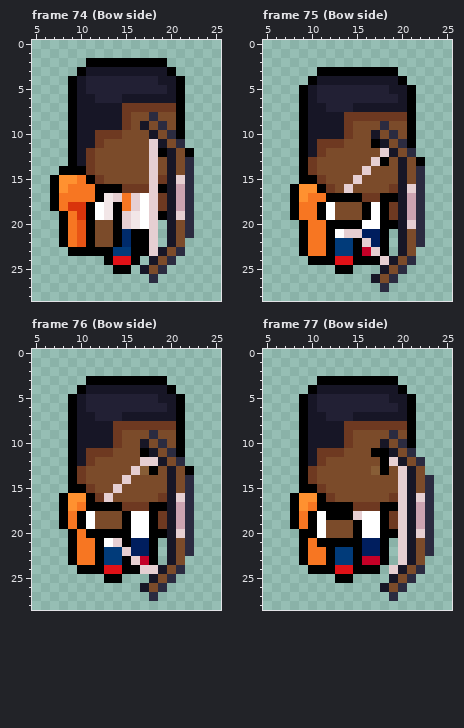
Pixel-art file: aseprite/Hero.aseprite. That is the earlier state.
31x32 pixels, 85 frames. Shown: frame 74 (Bow side): x 5..25, y 0..28; frame 75 (Bow side): x 5..25, y 0..28; frame 76 (Bow side): x 5..25, y 0..28; frame 77 (Bow side): x 5..25, y 0..28. The commit also changed other frames, which this record leaves out.
Now the later version:
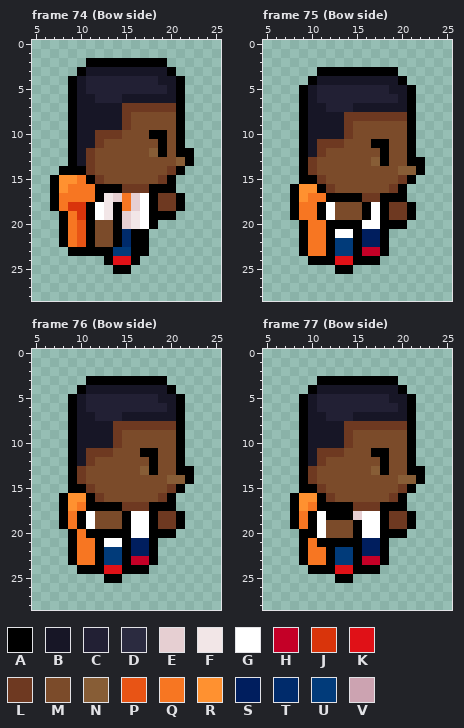
Palette (. is transparent): A #000000  B #171626  C #222034  D #2b2b40  E #e6cfd2  F #f2e6e7  G #ffffff  H #c40027  J #d9340b  K #e01117  L #6e3921  M #7b4b2a  N #875d36  P #e85415  Q #f77622  R #ff9130  S #001e5e  T #002b6b  U #013b7a  V #cca3b1
The author wrote: Salvando imagem do hero.png com animação do arco
The edit:
layer "Layer 1" removed
--- frame 74 (Bow side)
@@ x 15..24 @@
  7 LLLLLLA...
- 8 LMMDMMA...
- 9 LMBMDMA...
-10 MMMBMDA...
-11 MMMEBMD...
-12 MMMEABMA..
-13 MMMEMBMD..
-14 MMMEMBMD..
-15 MMMELBED..
-16 LLLEABVD..
-17 QEGELBVD..
-18 QEGELBVD..
-19 EFGEABED..
-20 EFGE.BMD..
-21 TAAE.BMD..
-22 TAAE.BM...
-23 UAAEBMD...
-24 KA.BMD....
-25 A.BMD.....
-26 ...D......
+ 8 LMMMMMA...
+ 9 LMMMMMA...
+10 MMMAAMA...
+11 MMMMAMA...
+12 MMMNAMAA..
+13 MMMMMMNA..
+14 MMMMMLA...
+15 MMMMLA....
+16 LLLAAA....
+17 QEGALLA...
+18 QEGALLA...
+19 EFGAAA....
+20 EFGA......
+21 TAA.......
+22 TAA.......
+23 UAA.......
+24 KA........
+25 A.........
+26 ..........
 27 ..........
--- frame 75 (Bow side)
@@ x 12..24 @@
  8 BBLLLLLLLA...
- 9 BBLMMMDMMA...
-10 BBLMMBMDMA...
-11 LLMMMABMDA...
-12 MMMMMMEBMD...
-13 MMMMMEAMBMA..
-14 MMMMEMMMBMD..
-15 MMMEMMMMBMD..
-16 LMEMMMMLBED..
-17 AAAALLAABVD..
-18 GMMMAGALBVD..
-19 GMMMAGALBVD..
-20 AAAAGGAABED..
-21 AGEESSA.BMD..
-22 AUUAESA.BMD..
-23 AUUAHEA.BM...
-24 AKKAAAEBMD...
-25 .AA...BMD....
-26 .....BMD.....
-27 ......D......
+ 9 BBLMMMMMMA...
+10 BBLMMMMMMA...
+11 LLMMMAAMMA...
+12 MMMMMMAMMA...
+13 MMMMMNAMMAA..
+14 MMMMMMMMNNA..
+15 MMMMMMMMLA...
+16 LMMMMMMLA....
+17 AAAALLAAA....
+18 GMMMAGALLA...
+19 GMMMAGALLA...
+20 AAAAGGAAA....
+21 AGGASSA......
+22 AUUASSA......
+23 AUUAHHA......
+24 AKKAAA.......
+25 .AA..........
+26 .............
+27 .............
 28 .............
--- frame 76 (Bow side)
@@ x 11..24 @@
  8 BBBLLLLLLLA...
- 9 BBBLMMMDMMA...
-10 BBBLMMBMDMA...
-11 LLLMMMABMDA...
-12 LMMMMMEEBMD...
-13 MMMMMENAMBMA..
-14 MMMMEMMMMBMD..
-15 LMMEMMMMMBMD..
-16 ALEMMMMMLBED..
-17 AAAALLLAABVD..
-18 GMMMAGGALBVD..
-19 GMMMAGGALBVD..
-20 AAAAAGGAABED..
-21 QAGEASSA.BMD..
-22 QAUUESSA.BMD..
-23 QAUUAEHA.BM...
-24 AAKKAAEEBMD...
-25 ..AA...BMD....
-26 ......BMD.....
-27 .......D......
+ 9 BBBLMMMMMMA...
+10 BBBLMMMMMMA...
+11 LLLMMMAAMMA...
+12 LMMMMMMAMMA...
+13 MMMMMMNAMMAA..
+14 MMMMMMMMMNNA..
+15 LMMMMMMMMLA...
+16 ALMMMMMMLA....
+17 AAAALLLAAA....
+18 GMMMAGGALLA...
+19 GMMMAGGALLA...
+20 AAAAAGGAAA....
+21 QAGGASSA......
+22 QAUUASSA......
+23 QAUUAHHA......
+24 AAKKAAA.......
+25 ..AA..........
+26 ..............
+27 ..............
 28 ..............
--- frame 77 (Bow side)
@@ x 16..25 @@
  8 LLLLLA....
- 9 MMMDMA....
-10 MMBMDA....
-11 MAABMD....
-12 MMAEBMD...
-13 MNAMEBM...
-14 MMMMEBMD..
-15 MMMMEBMD..
-16 MMMLEBED..
-17 LLAAEBVD..
-18 GGALEBVD..
-19 GGALEBVD..
-20 GGAAEBED..
-21 SSA.EBMD..
-22 SSA.EBMD..
-23 HHA.EBM...
-24 AA.EBMD...
-25 ...BMD....
-26 ..BMD.....
-27 ...D......
+ 9 MMMMMA....
+10 MMMMMA....
+11 MAAMMA....
+12 MMAMMA....
+13 MNAMMAA...
+14 MMMMNNA...
+15 MMMMLA....
+16 MMMLA.....
+17 LLAAA.....
+18 GGALLA....
+19 GGALLA....
+20 GGAAA.....
+21 SSA.......
+22 SSA.......
+23 HHA.......
+24 AA........
+25 ..........
+26 ..........
+27 ..........
 28 ..........
Pixel boxes of the changes (left, top, right, bottom) in both pictures:
changed: (140, 112, 194, 283)
changed: (344, 121, 425, 292)
changed: (104, 430, 194, 601)
changed: (380, 430, 434, 601)
